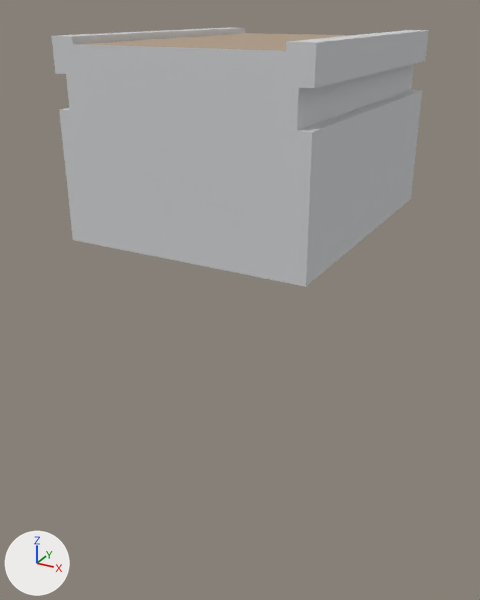
Before and after pictures for a commit that changed the Blender file Assets/Prefabs/Environment/Models/PathBlock.blend.
Camera for both pictures: a camera (50 mm lens) standing at (10.29, -20.03, 3.72) and looking at (-0.35, -0.67, -5.96). Lighting does not change. The marker at lower left points along +X, +Y and +Z.

The scene before the commit, as lines of its bpy script (objects in view):
```python
me_cube_003 = bpy.data.meshes.new('Cube.003')
me_cube_003.from_pydata(...)  # 36 vertices, 32 faces; spans x -4.0..4.0, y -5.0..5.0, z -3.0..3.0
# faces by material slot: [31, 1]
me_cube_003.materials.append(mat_stone)  # light grey #d8d9db
me_cube_003.materials.append(mat_path)  # beige #b19d88
# before: 0 (-4.0, -5.0, -3.0) at pixel (72, 240), 2 (-4.0, 5.0, -3.0), 4 (4.0, -5.0, -3.0) at pixel (305, 286), 6 (4.0, 5.0, -3.0) at pixel (410, 199)
ob_cube = bpy.data.objects.new('Cube', me_cube_003)
ob_cube.location = (0.0, 0.0, 0.0)
```
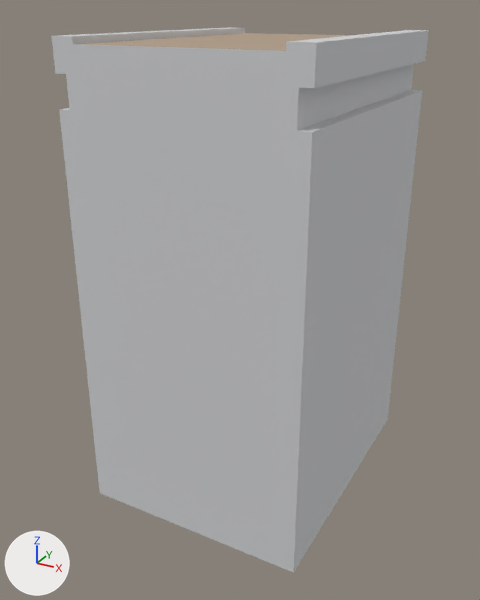
What differs and where, as boxes (x1, y1, x2, y2) in the pictures (480 x 600 px; the box of a moved part takes in the faces that stretch with it):
'Cube', reshaped (110% taller)
    before: (51, 27, 429, 287)
    after: (51, 27, 429, 573)
part 1 of me_cube_003, moved or reshaped
    before: (73, 198, 411, 287)
    after: (73, 198, 411, 573)

Diff of the bpy script that builds the scene:
```diff
--- a/Assets/Prefabs/Environment/Models/PathBlock.blend.py
+++ b/Assets/Prefabs/Environment/Models/PathBlock.blend.py
@@ me_cube_003 @@
 me_cube_003.from_pydata(...)  # 36 vertices, 32 faces; spans x -4.0..4.0, y -5.0..5.0, z -3.0..3.0
 # used by ob_cube; location = (0.0, 0.0, 0.0)
+# me_cube_003 part 1
+for i in [0, 2, 4, 6]: me_cube_003.vertices[i].co += Vector((0.0, 0.0, -10.0))
 me_cube_003.materials.append(mat_stone)
```
